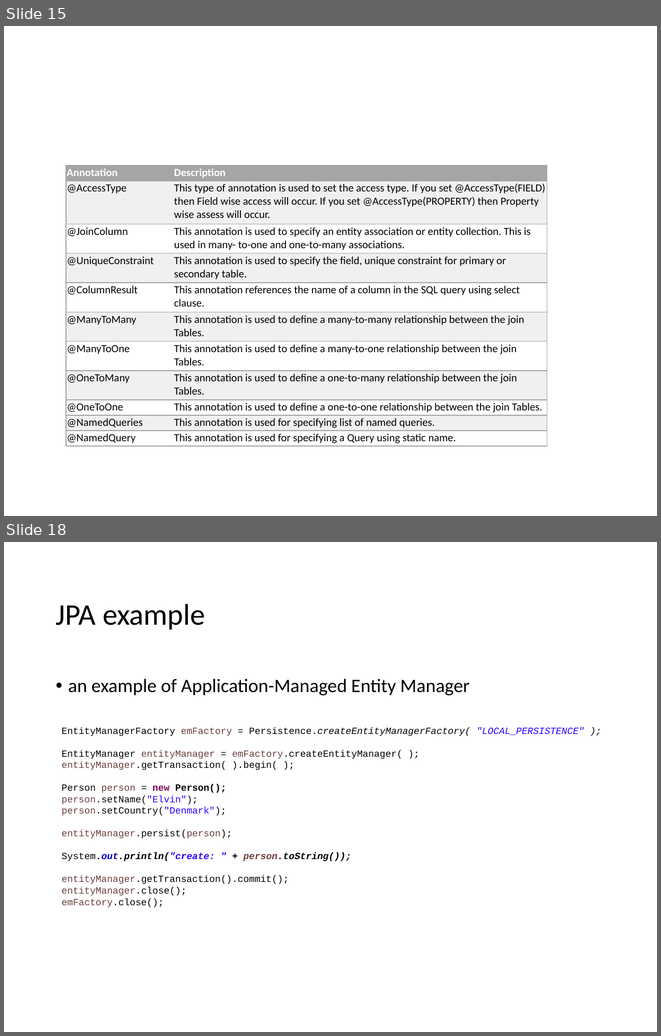
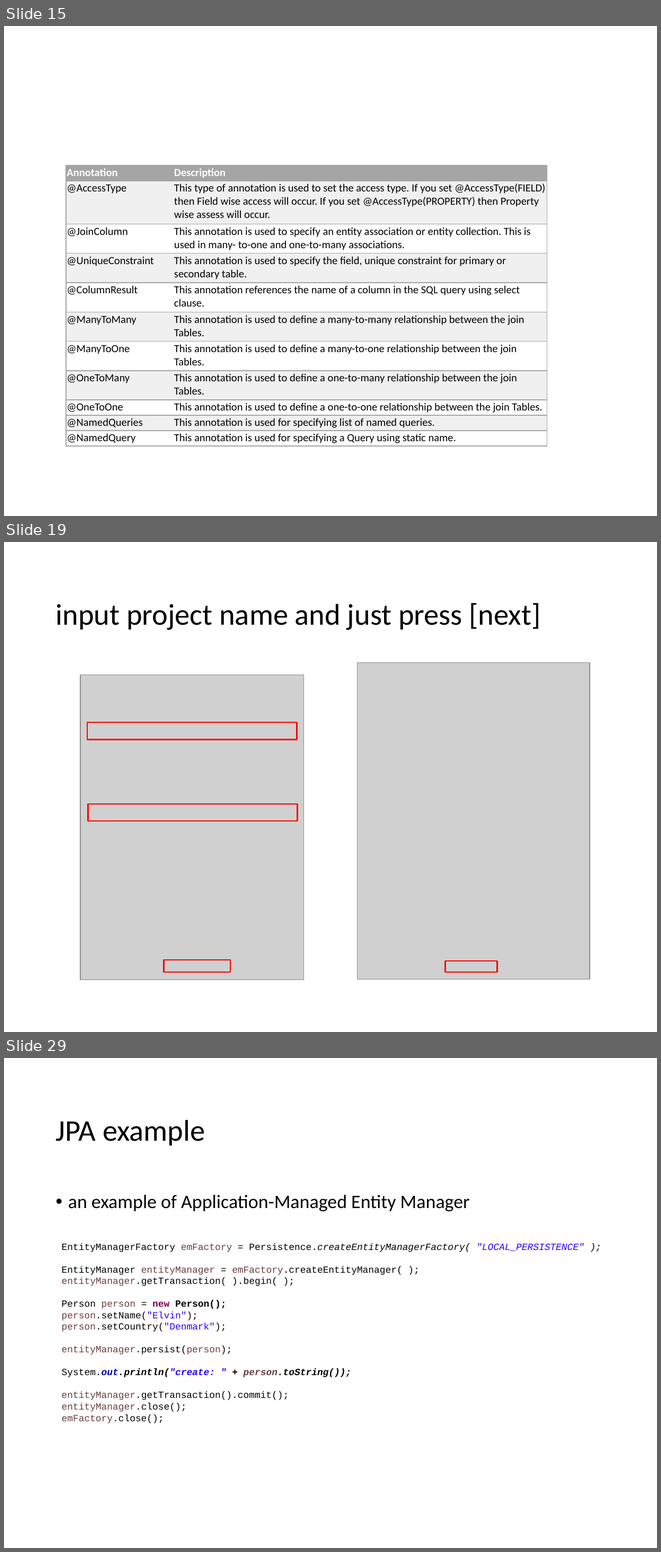
Before and after one commit to lawren43/mytest-repo, a slide deck: test-springmvc/doc/1.JPA Introduction.pptx. Shown one above the other, each under a label of ours: slides 15 and 18 before the commit, slides 15, 19 and 29 after it; the slides between them are not shown. The pictures are 661x1036 and 661x1552 pixels, drawn with LibreOffice and Linux fonts; fonts in the diff are those of the drawing; grey boxes stand for pictures. Boxes give left, top, right and bottom in pixels: in the first picture for what was removed or moved away, otherwise in the second. Text is boxed around its words. In the diff, an @@ line names an element or a change of style, - is before the commit and + after.

```diff
--- a/test-springmvc/doc/1.JPA Introduction.pptx
+++ b/test-springmvc/doc/1.JPA Introduction.pptx
@@ slide 19 added at [4, 542, 657, 1032], background #FFFFFF @@
@@ title added at [56, 603, 541, 630], 33 pt, text #000000 @@
+input project name and just press [next]
@@ picture added at [358, 663, 590, 979] @@
@@ picture added at [80, 674, 303, 979] @@
@@ rectangle added at [88, 722, 297, 739], outline #FF0000 1.5 pt @@
@@ rectangle added at [88, 804, 298, 821], outline #FF0000 1.5 pt @@
@@ rectangle added at [164, 959, 231, 972], outline #FF0000 1.5 pt @@
@@ rectangle added at [445, 961, 497, 972], outline #FF0000 1.5 pt @@
@@ what was slide 18 is now slide 29 @@
```
Also in this commit, not shown: 5 slides changed, 10 other slides added, 10 slides removed, 5 other files.
